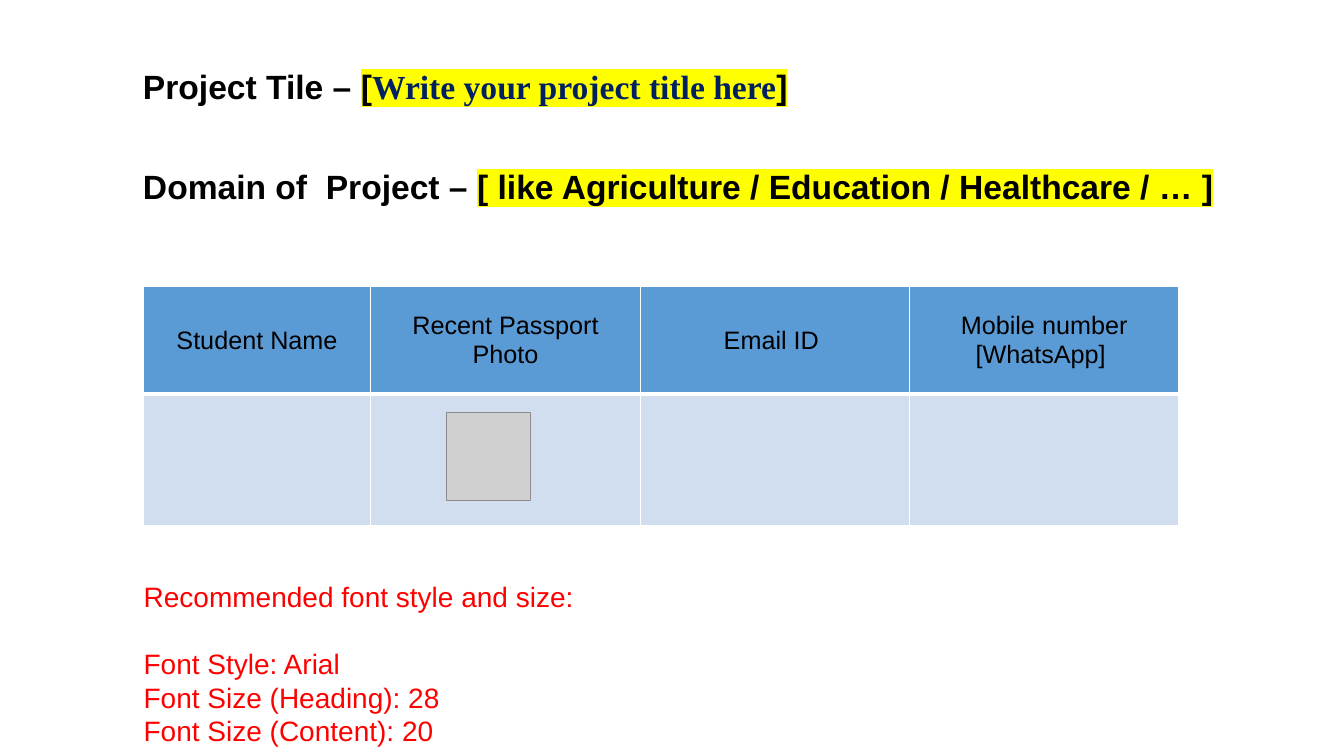
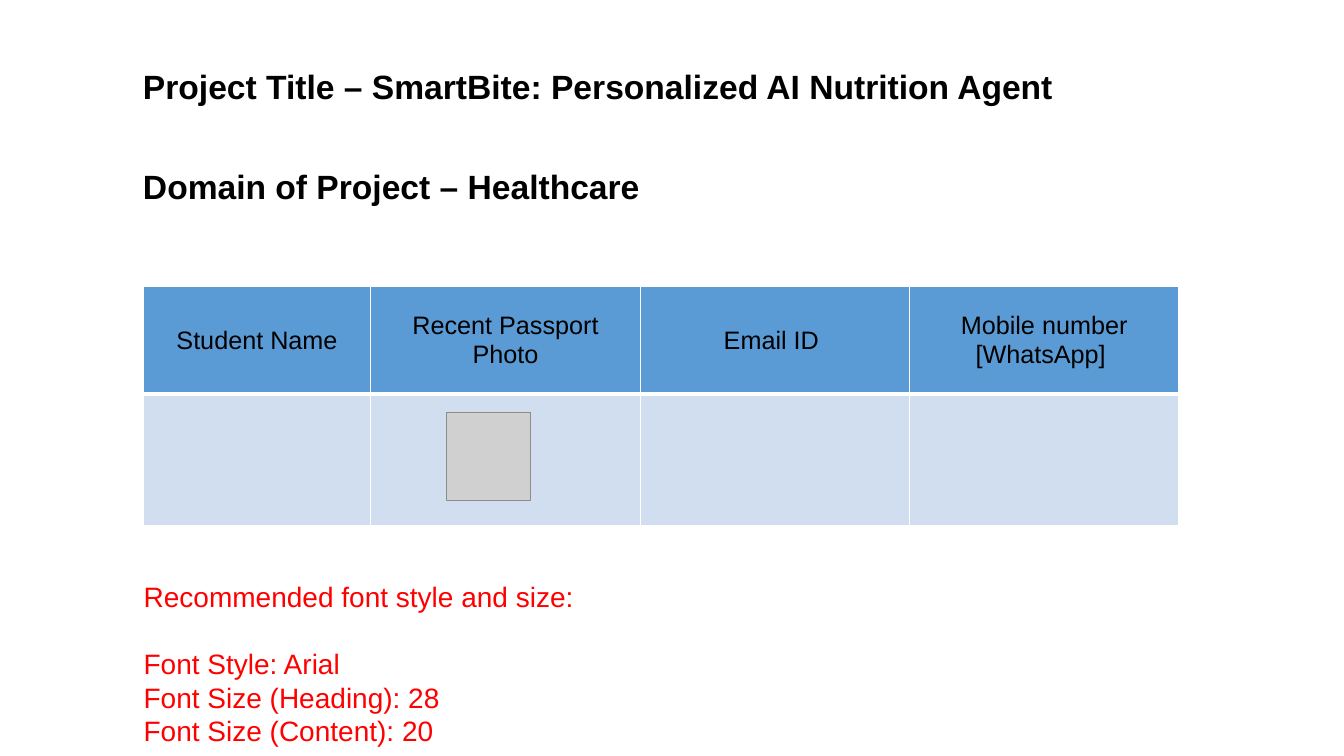
Before and after one commit to ChShivaji/smartbite-nutrition-agent, a slide deck: slide 2 of project_presentation.pptx. Drawn at 1344x756 pixels with LibreOffice and Linux fonts; fonts in the diff are those of the drawing; grey boxes stand for pictures. Boxes give left, top, right and bottom in pixels: in the first picture for what was removed or moved away, otherwise in the second. Text is boxed around its words. In the diff, an @@ line names an element or a change of style, - is before the commit and + after.

Commit message:
Update presentation title, add gitignore, and generate HTML project report

```diff
--- a/project_presentation.pptx
+++ b/project_presentation.pptx
@@ text at (143, 74, 1052, 106): text changed; font Times New Roman to Arial; text colour #002060 to #000000 @@
-Project Tile – [Write your project title here]
+Project Title – SmartBite: Personalized AI Nutrition Agent
@@ text at (143, 174, 640, 206): text changed @@
-Domain of Project – [ like Agriculture / Education / Healthcare / … ]
+Domain of Project – Healthcare
```
Also in this commit, not shown: 1 other file.
